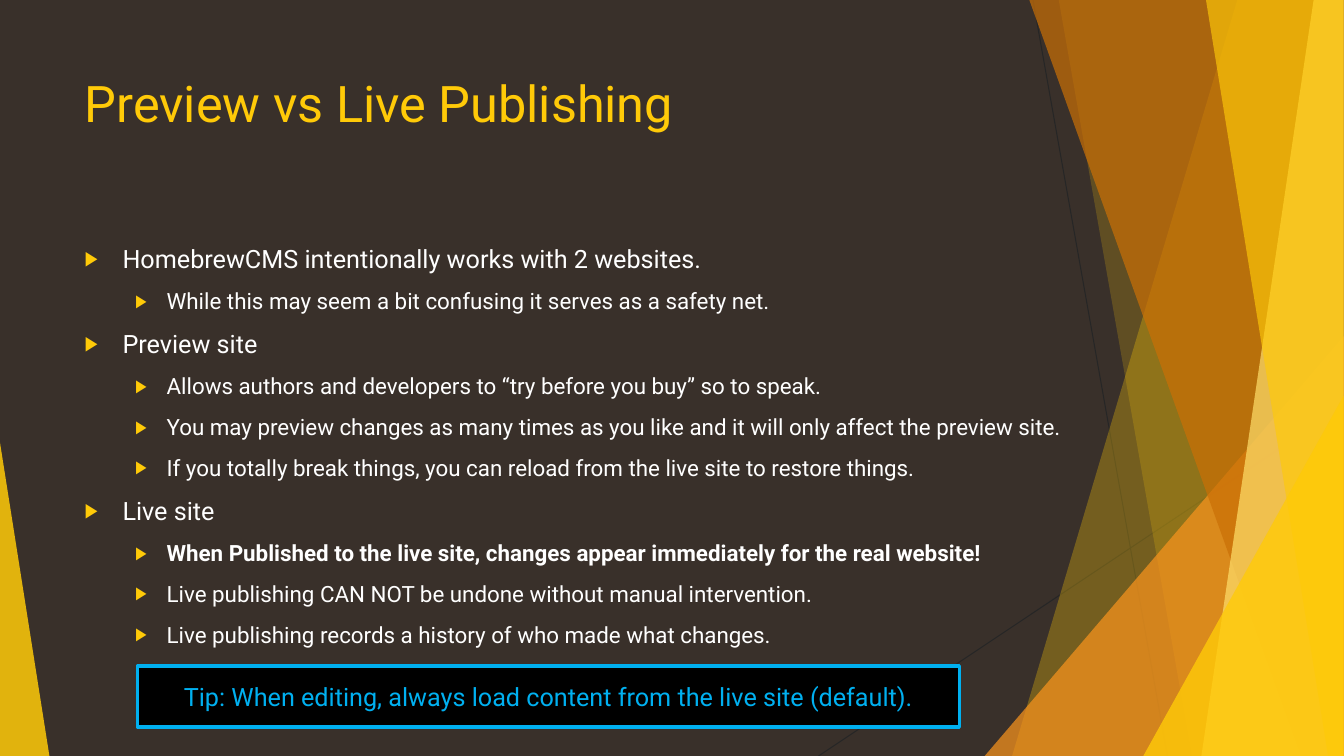
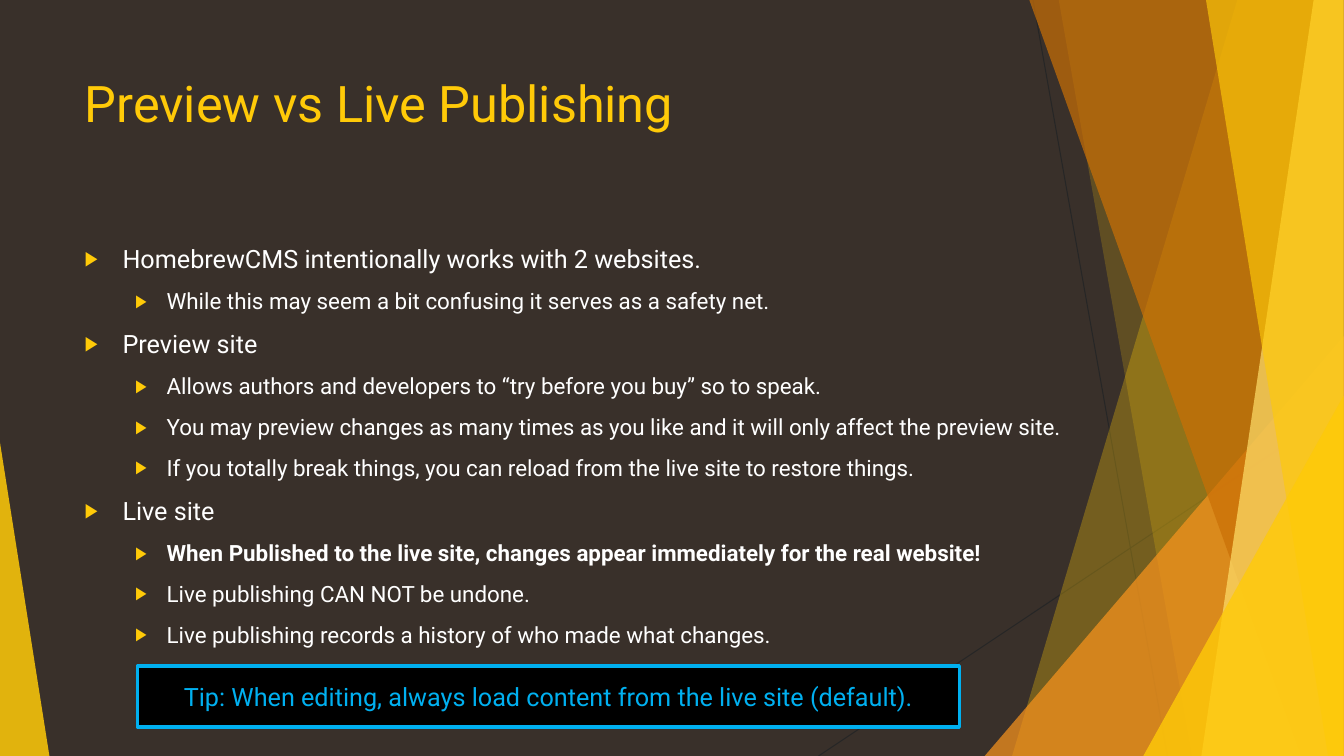
Before and after one commit to CanyonCasa/HomebrewCMS, a slide deck: slide 16 of documentation/HomebrewCMS.pptx (slide 14 before the commit). Drawn at 1344x756 pixels with LibreOffice and Linux fonts; fonts in the diff are those of the drawing. Boxes give left, top, right and bottom in pixels: in the first picture for what was removed or moved away, otherwise in the second. Text is boxed around its words. In the diff, an @@ line names an element or a change of style, - is before the commit and + after.

```diff
--- a/documentation/HomebrewCMS.pptx
+++ b/documentation/HomebrewCMS.pptx
@@ text at bbox=[167, 585, 530, 607]: text changed @@
-  ▶ Live publishing CAN NOT be undone without manual intervention.
+  ▶ Live publishing CAN NOT be undone.
```
Also in this commit, not shown: 15 other slides changed, 3 slides added, 1 other file.
